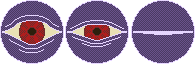
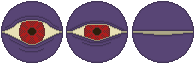
Revision of a layered w=195, h=64 image; what changed, layer by layer:
painted on "Layer 5" over 0, 0, 195, 64
removed layer "Layer 3" over 0, 0, 195, 64
